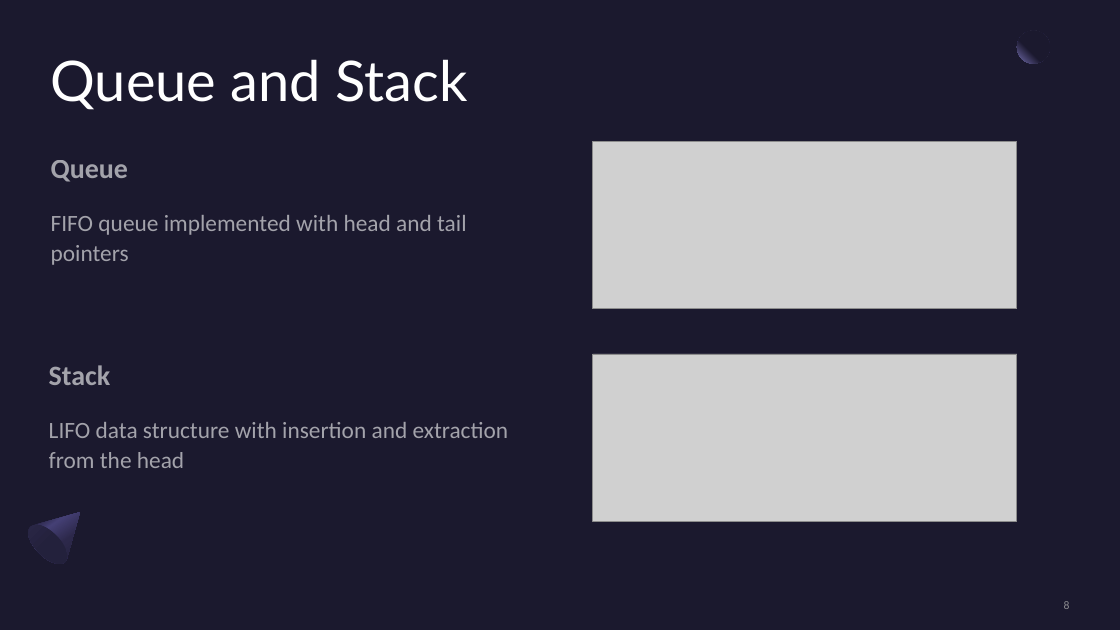
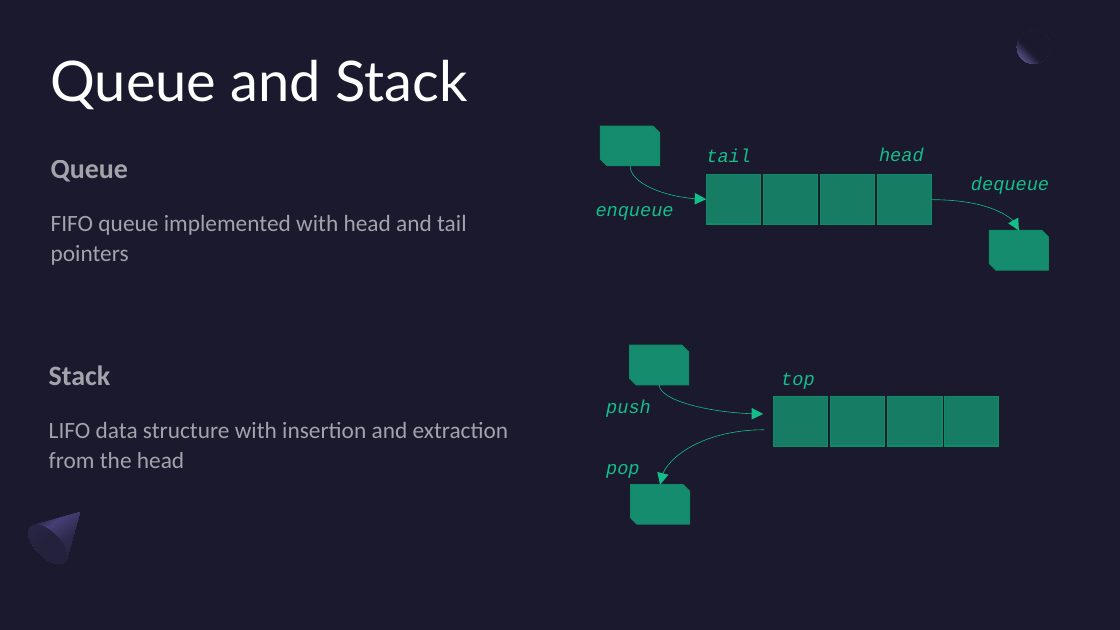
Before and after one commit to Salvo-kun/a-star, a slide deck: slide 8 of presentation/astar_slides.pptx. Drawn at 1120x630 pixels with LibreOffice and Linux fonts; fonts in the diff are those of the drawing; grey boxes stand for pictures. Boxes give left, top, right and bottom in pixels: in the first picture for what was removed or moved away, otherwise in the second. Text is boxed around its words. In the diff, an @@ line names an element or a change of style, - is before the commit and + after.

```diff
--- a/presentation/astar_slides.pptx
+++ b/presentation/astar_slides.pptx
@@ picture removed at (593,141,1017,308) @@
@@ snip diag rect added at (601,126,660,166), fill #13BE89 at 70% opacity, outline #0E8D65 1 pt @@
@@ text added at (706,149,751,162), 16 pt, text #13BE89, italic @@
+tail
@@ text added at (879,148,924,161), 16 pt, text #13BE89, italic @@
+head
@@ curved arrow added from (630, 166) to (707, 199), #13BE89 0.5 pt @@
@@ rectangle added at (707,175,761,224), fill #13BE89 at 60% opacity, outline #0E8D65 1 pt @@
@@ rectangle added at (764,175,818,224), fill #13BE89 at 60% opacity, outline #0E8D65 1 pt @@
@@ rectangle added at (821,175,875,224), fill #13BE89 at 60% opacity, outline #0E8D65 1 pt @@
@@ rectangle added at (877,175,932,224), fill #13BE89 at 60% opacity, outline #0E8D65 1 pt @@
@@ text added at (971,177,1049,194), 16 pt, text #13BE89, italic @@
+dequeue
@@ text added at (596,206,674,220), 16 pt, text #13BE89, italic @@
+enqueue
@@ curved arrow added from (932, 200) to (1019, 230), #13BE89 0.5 pt @@
@@ snip diag rect added at (990,230,1049,270), fill #13BE89 at 70% opacity, outline #0E8D65 1 pt @@
@@ picture removed at (593,354,1017,521) @@
@@ snip diag rect added at (630,345,689,385), fill #13BE89 at 70% opacity, outline #0E8D65 1 pt @@
@@ curved arrow added from (660, 385) to (764, 414), #13BE89 0.5 pt @@
@@ text added at (781,372,814,389), 16 pt, text #13BE89, italic @@
+top
@@ text added at (606,400,651,417), 16 pt, text #13BE89, italic @@
+push
@@ rectangle added at (774,397,828,447), fill #13BE89 at 60% opacity, outline #0E8D65 1 pt @@
@@ rectangle added at (831,397,886,446), fill #13BE89 at 60% opacity, outline #0E8D65 1 pt @@
@@ rectangle added at (888,397,943,446), fill #13BE89 at 60% opacity, outline #0E8D65 1 pt @@
@@ rectangle added at (944,397,999,446), fill #13BE89 at 60% opacity, outline #0E8D65 1 pt @@
@@ curved arrow added from (765, 430) to (660, 485), #13BE89 0.5 pt @@
@@ text added at (606,464,639,478), 16 pt, text #13BE89, italic @@
+pop
@@ snip diag rect added at (631,485,690,524), fill #13BE89 at 70% opacity, outline #0E8D65 1 pt @@
@@ page number removed at (1064,601,1070,609) @@
-8
```
Also in this commit, not shown: 3 other slides changed, 9 slides added, 2 slides removed, 2 other files.
